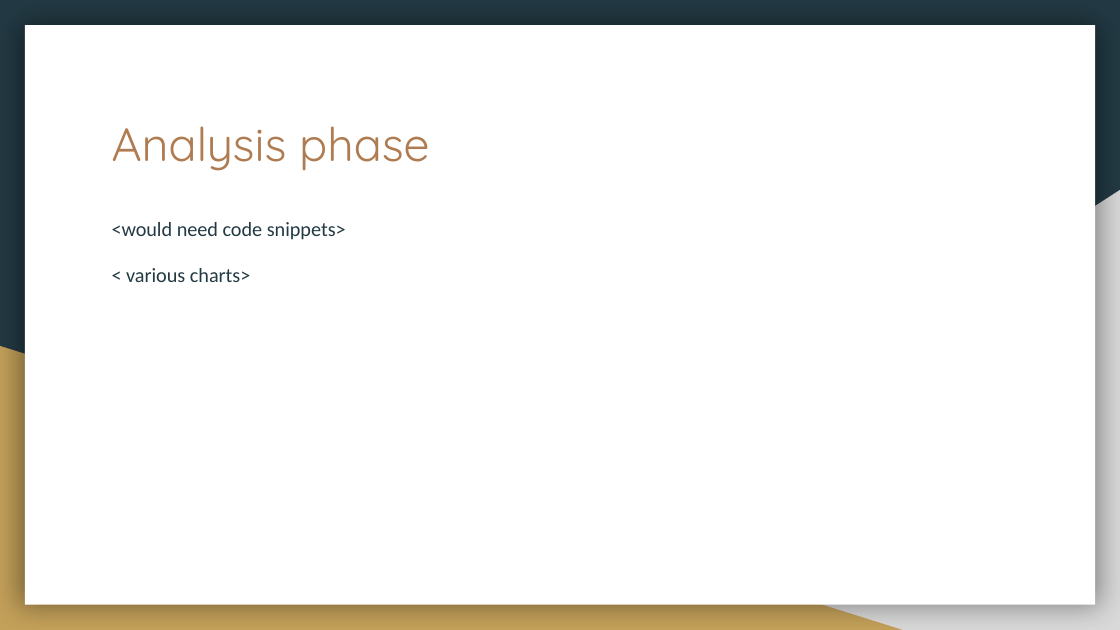
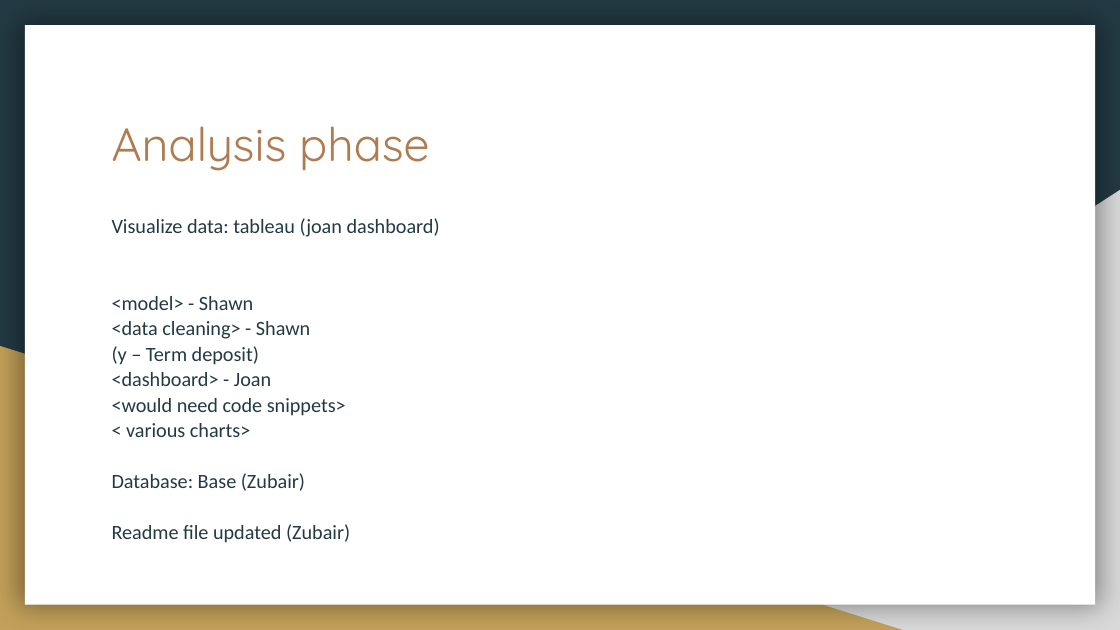
Before and after one commit to vd1310/Banking-Dataset-MarketingTargetsPrediction, a slide deck: slide 10 of Resources/Project_Presentation_Segment2.pptx. Drawn at 1120x630 pixels with LibreOffice and Linux fonts; fonts in the diff are those of the drawing. Boxes give left, top, right and bottom in pixels: in the first picture for what was removed or moved away, otherwise in the second. Text is boxed around its words. In the diff, an @@ line names an element or a change of style, - is before the commit and + after.

```diff
--- a/Resources/Project_Presentation_Segment2.pptx
+++ b/Resources/Project_Presentation_Segment2.pptx
@@ text at [112,218,440,386]: paragraphs added @@
+Visualize data: tableau (joan dashboard)
+<model> - Shawn
+<data cleaning> - Shawn
+(y – Term deposit)
+<dashboard> - Joan
@@ text at [112,398,346,437]: line spacing 1.15 to 1.05; less space between paragraphs @@
@@ text at [112,473,350,543]: paragraphs added @@
+Database: Base (Zubair)
+Readme file updated (Zubair)
```
Also in this commit, not shown: 4 other slides changed, 1 other file.
